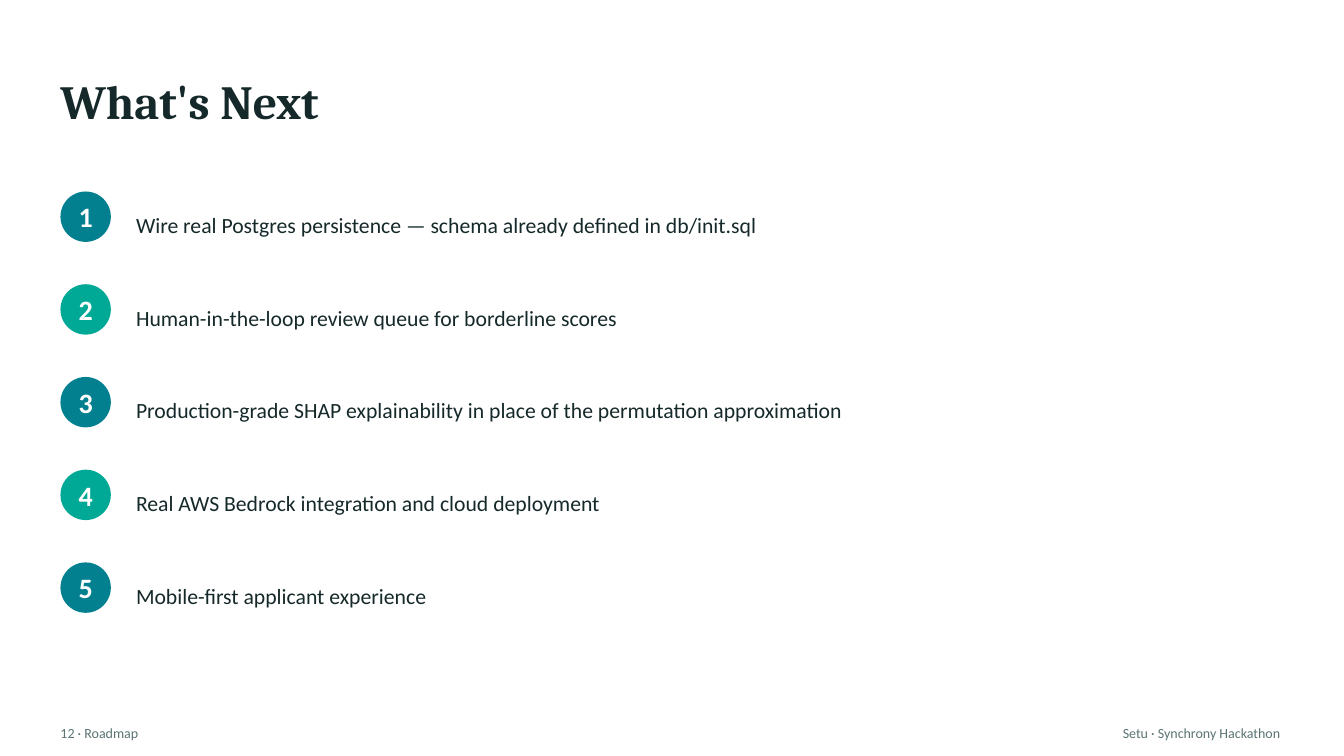
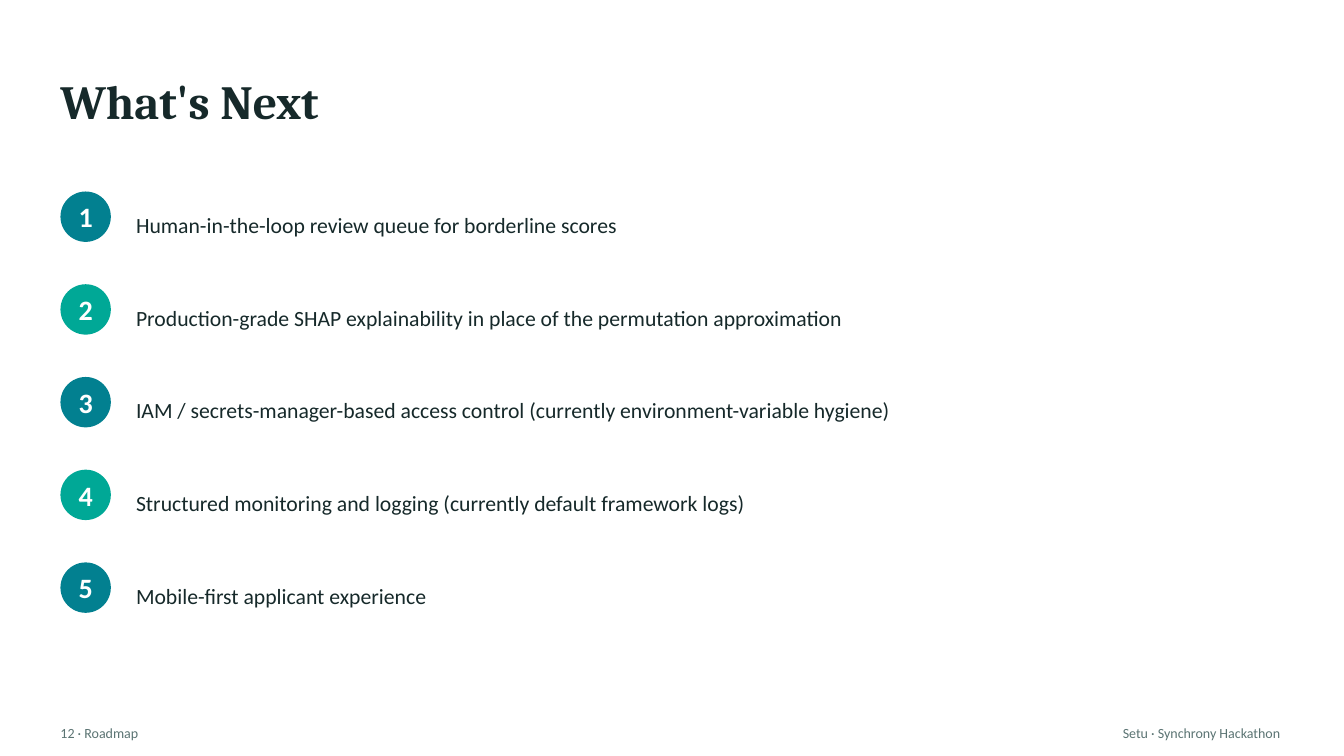
Before and after one commit to Shlok-J/setu-synchrony-hackathon, a slide deck: slide 13 of Setu_Synchrony_Hackathon.pptx. Drawn at 1344x756 pixels with LibreOffice and Linux fonts; fonts in the diff are those of the drawing. Boxes give left, top, right and bottom in pixels: in the first picture for what was removed or moved away, otherwise in the second. Text is boxed around its words. In the diff, an @@ line names an element or a change of style, - is before the commit and + after.

```diff
--- a/Setu_Synchrony_Hackathon.pptx
+++ b/Setu_Synchrony_Hackathon.pptx
@@ text "Human-in-the-loop review queue for borderline ...": place and size @@
-text "Human-in-the-loop review queue for borderline ..." at box(136, 311, 616, 330)
+text "Human-in-the-loop review queue for borderline ..." at box(136, 218, 616, 237)
@@ text removed at box(136, 218, 756, 237) @@
-Wire real Postgres persistence — schema already defined in db/init.sql
@@ text "Production-grade SHAP explainability in place ...": place and size @@
-text "Production-grade SHAP explainability in place ..." at box(136, 403, 841, 422)
+text "Production-grade SHAP explainability in place ..." at box(136, 311, 841, 330)
@@ text added at box(136, 402, 889, 422), 15.5 pt, text #16292A @@
+IAM / secrets-manager-based access control (currently environment-variable hygiene)
@@ text at box(136, 495, 744, 515): text changed @@
-Real AWS Bedrock integration and cloud deployment
+Structured monitoring and logging (currently default framework logs)
```
Also in this commit, not shown: 2 other slides changed.
